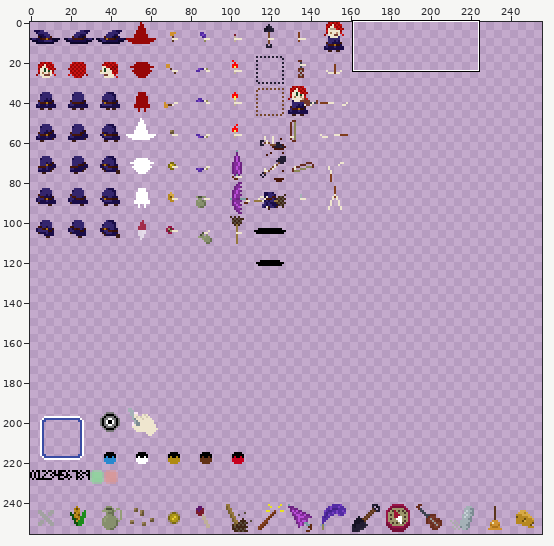
Sprite sheet -- src/data/image/2.png. The first picture is a wide view before the edit; the outline marks the close-up.
Close-up. The starting point:
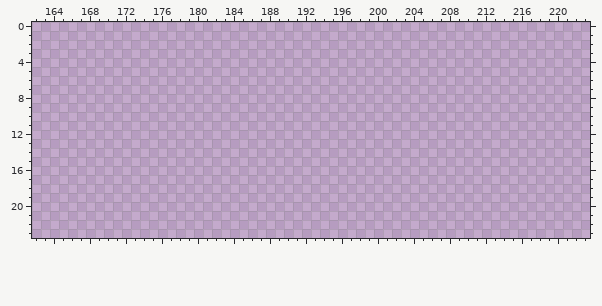
The file is 256x256 pixels. Colours within 5 levels of each other are drawn and written as one. Shown: x 162..223, y 0..23.
And afterwards:
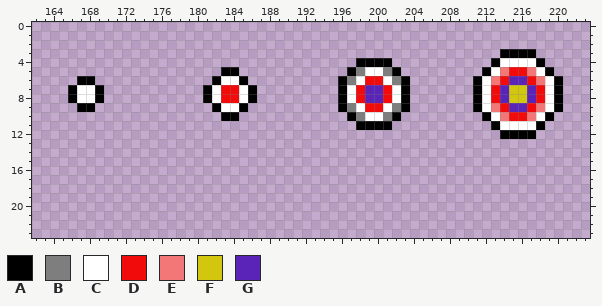
Palette (. is transparent): A #000000  B #7e7e7e  C #ffffff  D #f20b0b  E #f37777  F #d2c60e  G #5a24b9
Diff:
{"y":3,"x":214,"old":"....","new":"AAAA"}
{"y":4,"x":198,"old":"....","new":"AAAA"}
{"y":4,"x":213,"old":"......","new":"ACCCCA"}
{"y":5,"x":183,"old":"..","new":"AA"}
{"y":5,"x":197,"old":"......","new":"ABCCBA"}
{"y":5,"x":212,"old":"........","new":"ACEDDECA"}
{"y":6,"x":167,"old":"..","new":"AA"}
{"y":6,"x":182,"old":"....","new":"ACCA"}
{"y":6,"x":196,"old":"........","new":"ABCDDCBA"}
{"y":6,"x":211,"old":"..........","new":"ACEDGGDECA"}
{"y":7,"x":166,"old":"....","new":"ACCA"}
{"y":7,"x":181,"old":"......","new":"ACDDCA"}
{"y":7,"x":196,"old":"........","new":"ACDGGDCA"}
{"y":7,"x":211,"old":"..........","new":"ACDGFFGDCA"}
{"y":8,"x":166,"old":"....","new":"ACCA"}
{"y":8,"x":181,"old":"......","new":"ACDDCA"}
{"y":8,"x":196,"old":"........","new":"ACDGGDCA"}
{"y":8,"x":211,"old":"..........","new":"ACDGFFGDCA"}
{"y":9,"x":167,"old":"..","new":"AA"}
{"y":9,"x":182,"old":"....","new":"ACCA"}
{"y":9,"x":196,"old":"........","new":"ABCDDCBA"}
{"y":9,"x":211,"old":"..........","new":"ACEDGGDECA"}
{"y":10,"x":183,"old":"..","new":"AA"}
{"y":10,"x":197,"old":"......","new":"ABCCBA"}
{"y":10,"x":212,"old":"........","new":"ACEDDECA"}
{"y":11,"x":198,"old":"....","new":"AAAA"}
{"y":11,"x":213,"old":"......","new":"ACCCCA"}
{"y":12,"x":214,"old":"....","new":"AAAA"}
{"label":"added","picture_box":[473,49,563,139]}
{"label":"added","picture_box":[338,58,410,130]}
{"label":"added","picture_box":[203,67,257,121]}
{"label":"added","picture_box":[68,76,104,112]}
